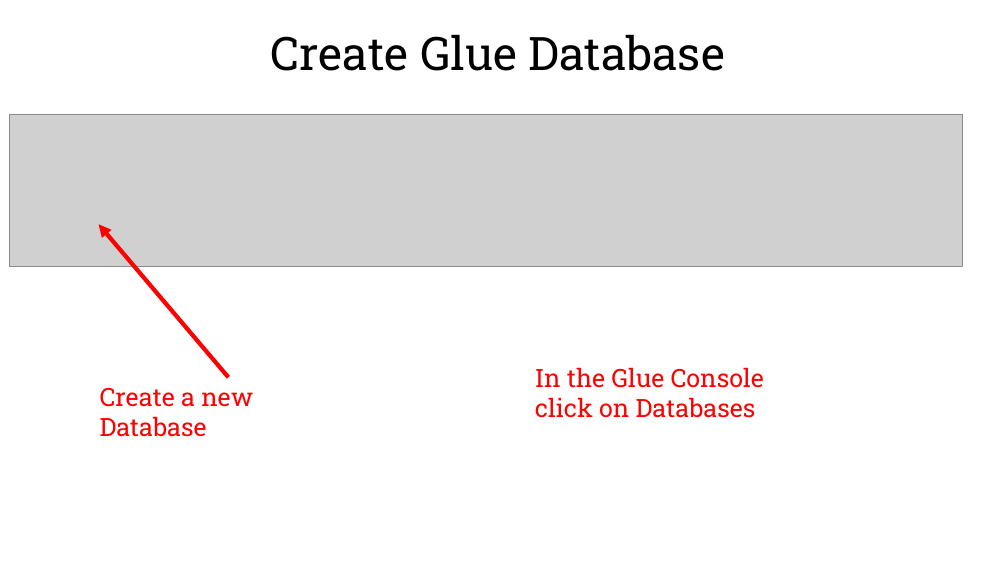
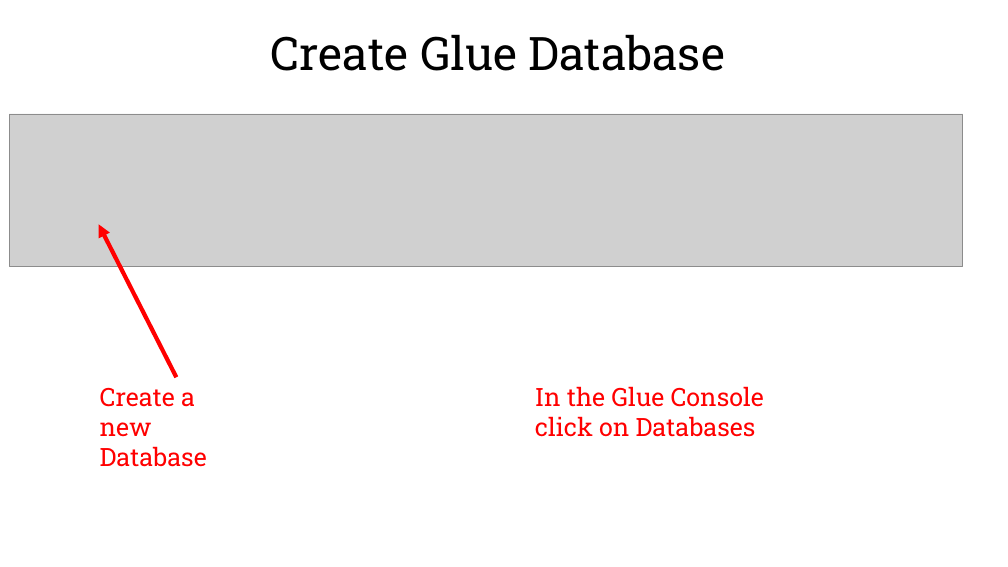
Before and after one commit to jackdsilverman/aws-glue-tutorial, a slide deck: slide 14 of glue-tutorial.pptx (slide 19 before the commit). Drawn at 1008x567 pixels with LibreOffice and Linux fonts; fonts in the diff are those of the drawing; grey boxes stand for pictures; background and template pictures are left out. Boxes give left, top, right and bottom in pixels: in the first picture for what was removed or moved away, otherwise in the second. Text is boxed around its words. In the diff, an @@ line names an element or a change of style, - is before the commit and + after.

```diff
--- a/glue-tutorial.pptx
+++ b/glue-tutorial.pptx
@@ arrow moved from (228, 377) - (98, 225) to (176, 377) - (98, 225) @@
@@ text "Create a new Database" rewrapped from <box>100,387,253,437</box> to <box>100,387,207,467</box> @@
@@ text "In the Glue Console click ...": place and size @@
-text "In the Glue Console click ..." at <box>535,367,764,418</box>
+text "In the Glue Console click ..." at <box>535,386,764,437</box>
```
Also in this commit, not shown: 19 other slides changed, 1 slide added, 6 slides removed.
